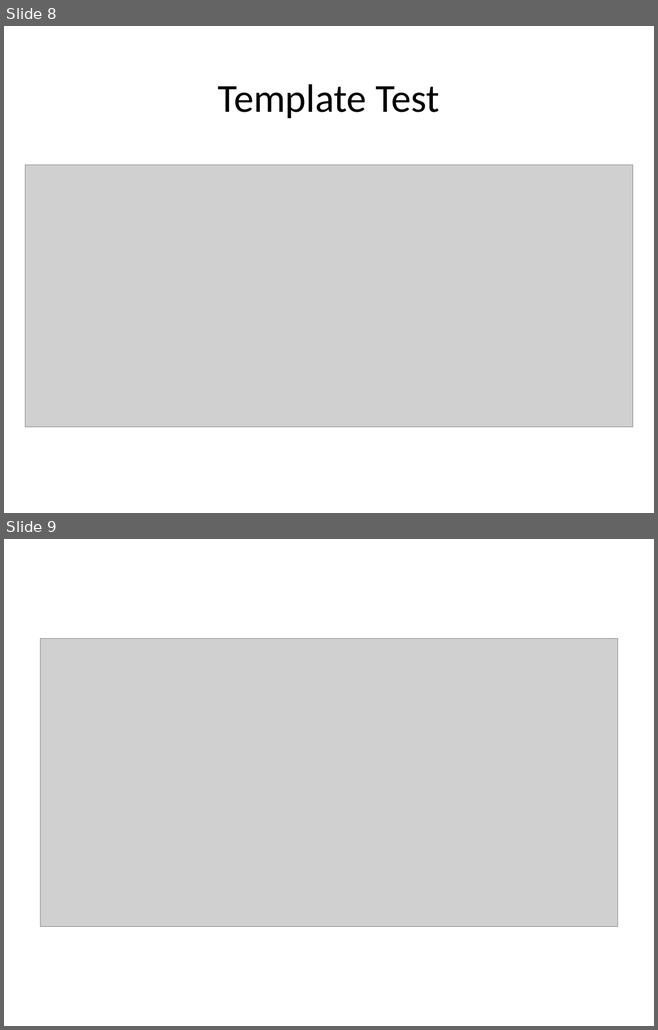
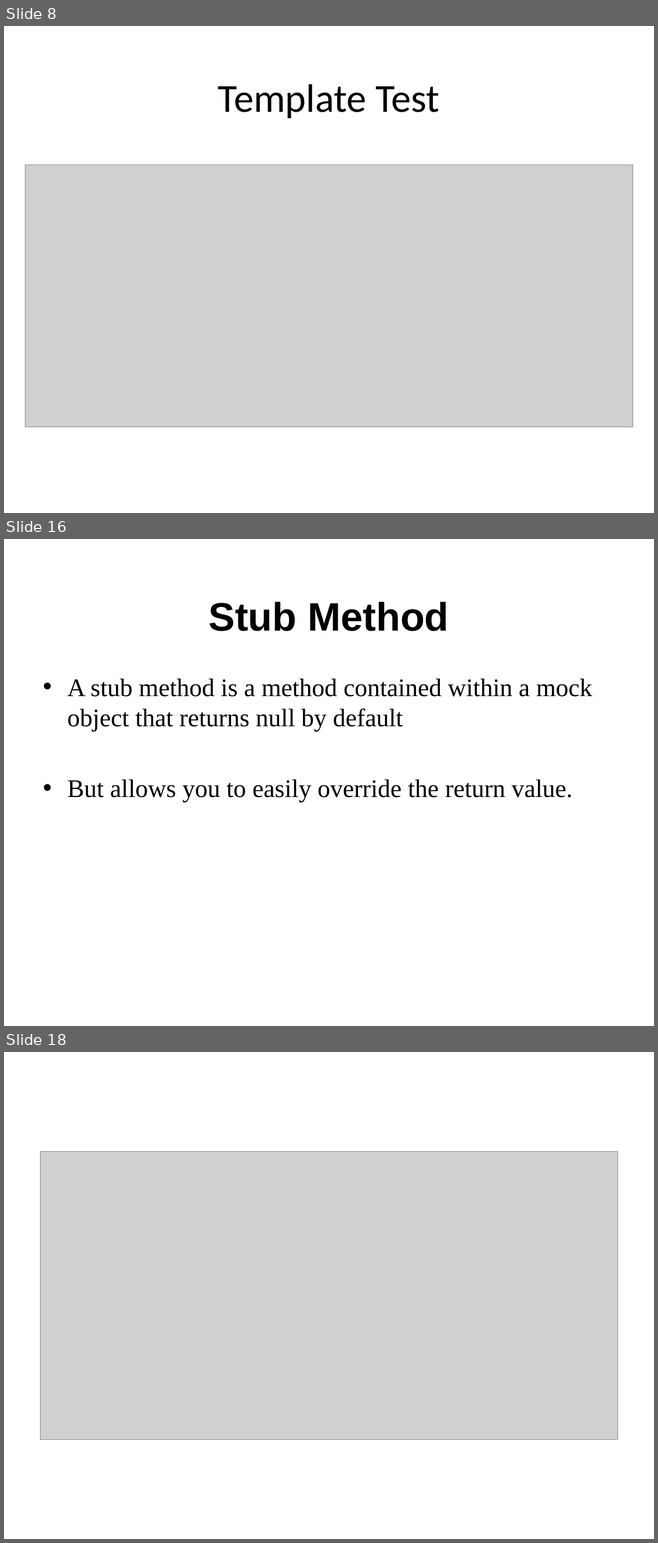
Before and after one commit to sonvq/phpunittraining, a slide deck: demo/Demo.pptx. Shown one above the other, each under a label of ours: slides 8 and 9 before the commit, slides 8, 16 and 18 after it; the slides between them are not shown. The pictures are 658x1030 and 658x1543 pixels, drawn with LibreOffice and Linux fonts; fonts in the diff are those of the drawing; grey boxes stand for pictures; background and template pictures are left out. Boxes give left, top, right and bottom in pixels: in the first picture for what was removed or moved away, otherwise in the second. Text is boxed around its words. In the diff, an @@ line names an element or a change of style, - is before the commit and + after.

```diff
--- a/demo/Demo.pptx
+++ b/demo/Demo.pptx
@@ slide 16 added at (x1=4, y1=539, x2=654, y2=1026), background picture (left out) @@
@@ title added at (x1=209, y1=602, x2=448, y2=631), 44 pt, text #000000, bold @@
+Stub Method
@@ text added at (x1=67, y1=678, x2=592, y2=802), 28 pt, text #000000 @@
+• A stub method is a method contained within a mock object that returns null by default
+• But allows you to easily override the return value.
@@ what was slide 9 is now slide 18 @@
```
Also in this commit, not shown: 1 slide changed, 8 other slides added, 8 other files.
